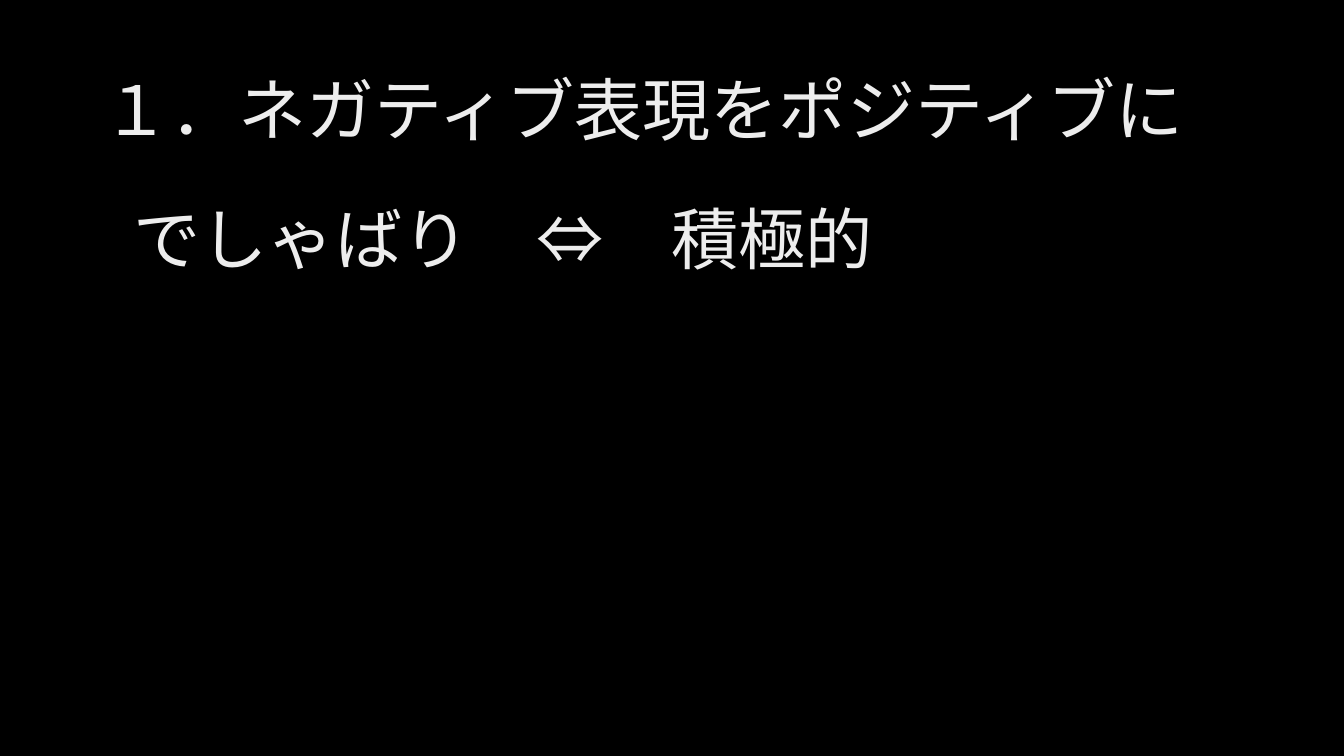
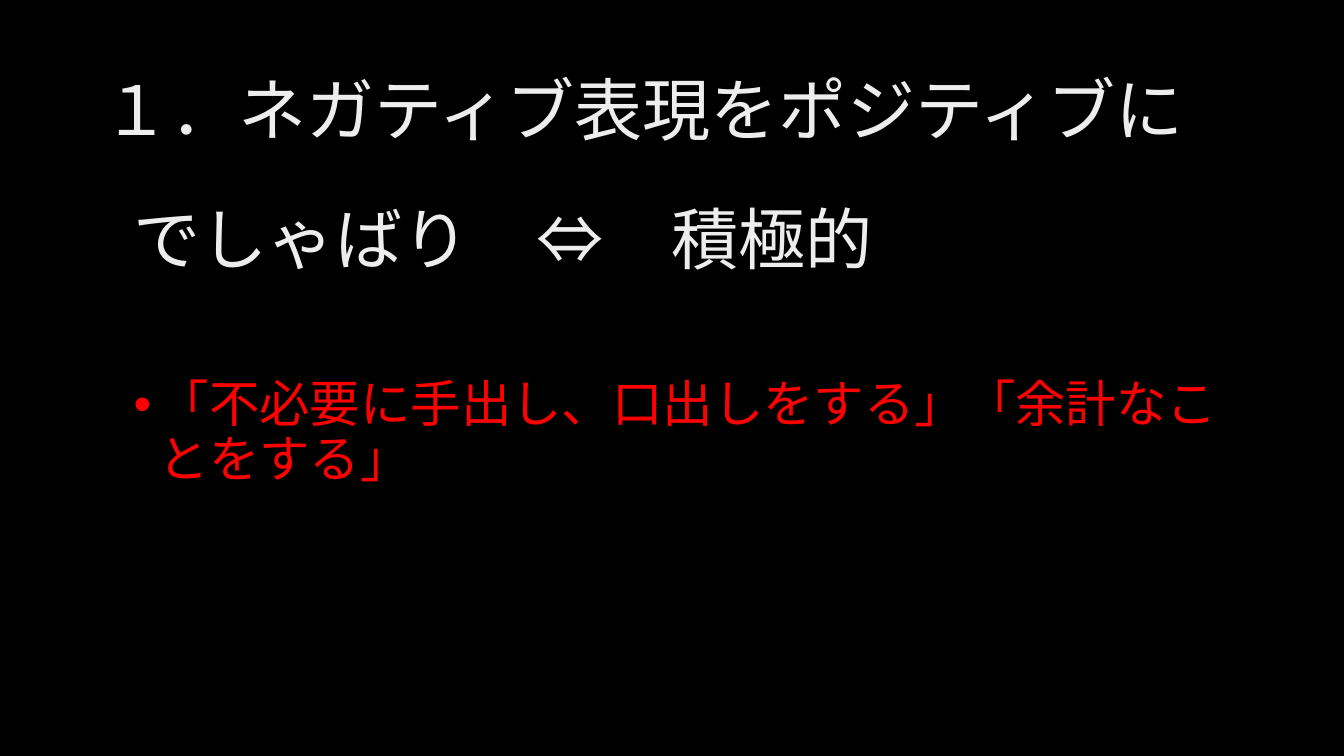
Before and after one commit to ljsdl/kmusubi, a slide deck: slide 8 of docs/999_学习资料汇总/実用日本語_20220514.pptx. Drawn at 1344x756 pixels with LibreOffice and Linux fonts; fonts in the diff are those of the drawing; background and template pictures are left out. Boxes give left, top, right and bottom in pixels: in the first picture for what was removed or moved away, otherwise in the second. Text is boxed around its words. In the diff, an @@ line names an element or a change of style, - is before the commit and + after.

```diff
--- a/docs/999_学习资料汇总/実用日本語_20220514.pptx
+++ b/docs/999_学习资料汇总/実用日本語_20220514.pptx
@@ text at box(159, 379, 1217, 482): paragraph added @@
+• 「不必要に手出し、口出しをする」「余計なことをする」
```
Also in this commit, not shown: 8 other slides changed.
